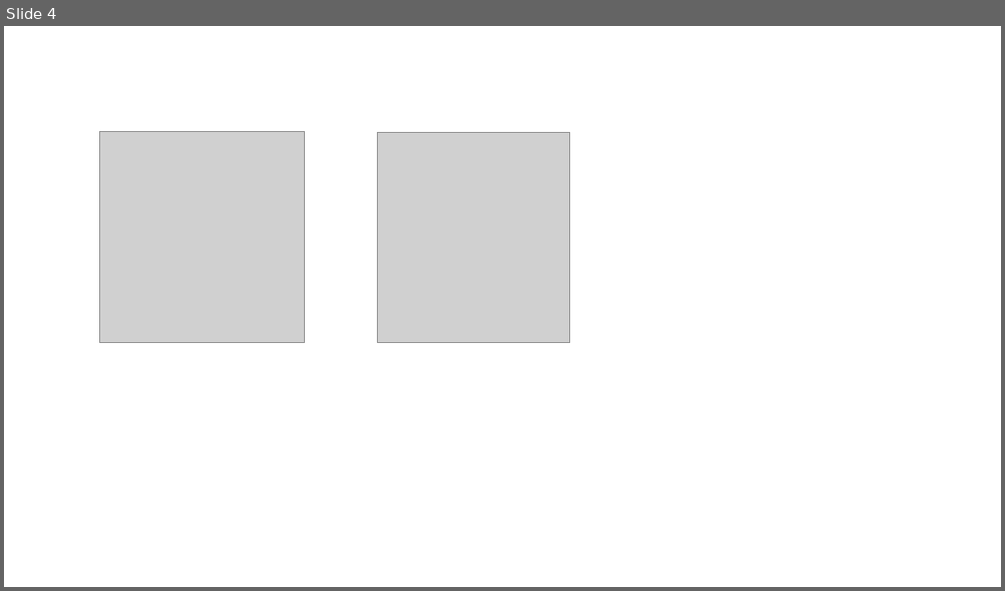
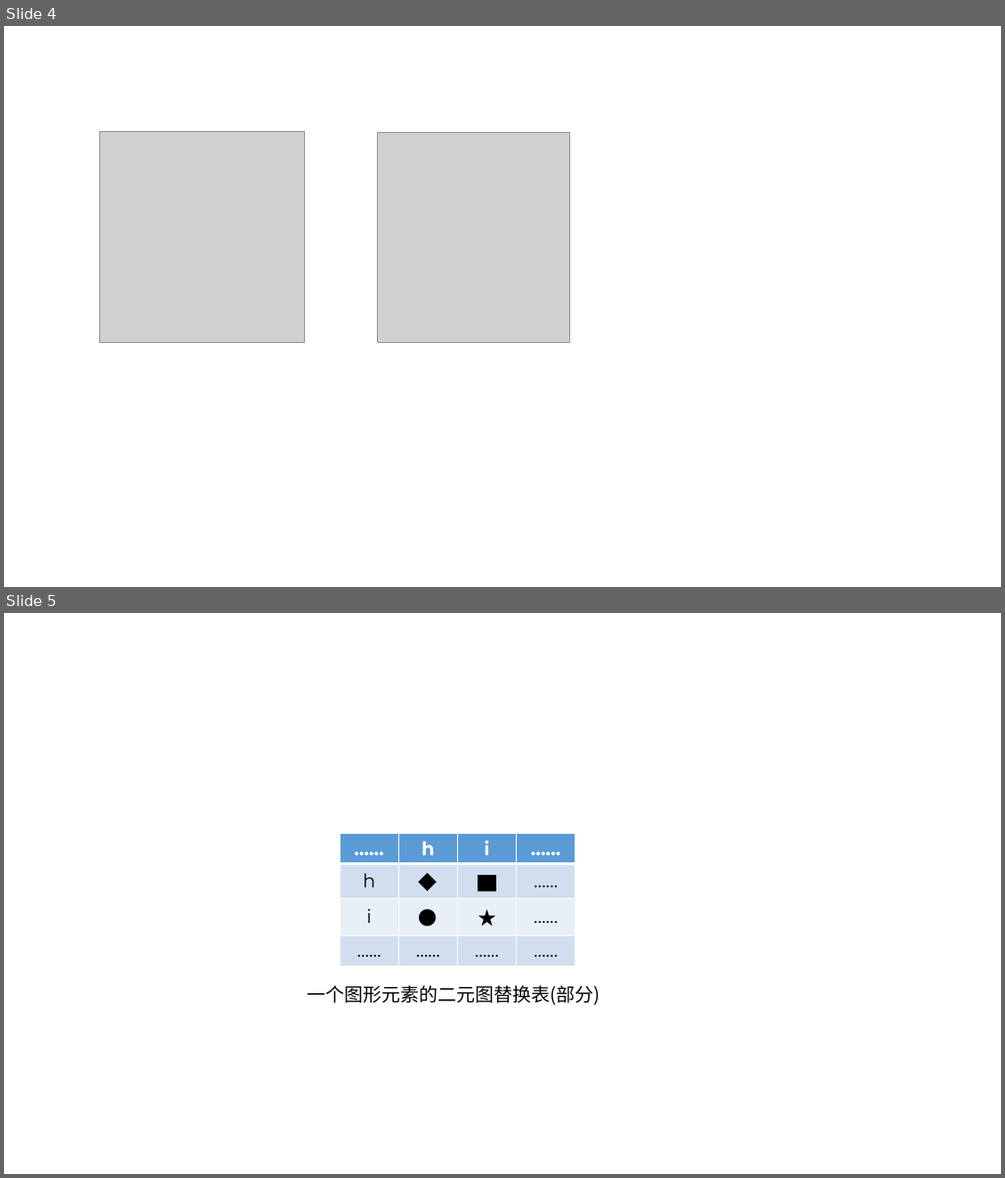
Before and after one commit to yes-uisu/InfSecClaT, a slide deck: CTofSecSys/配图.pptx. Shown one above the other, each under a label of ours: slide 4 before the commit, slides 4 and 5 after it. The pictures are 1005x591 and 1005x1178 pixels, drawn with LibreOffice and Linux fonts; fonts in the diff are those of the drawing; grey boxes stand for pictures. Boxes give left, top, right and bottom in pixels: in the first picture for what was removed or moved away, otherwise in the second. Text is boxed around its words. In the diff, an @@ line names an element or a change of style, - is before the commit and + after.

```diff
--- a/CTofSecSys/配图.pptx
+++ b/CTofSecSys/配图.pptx
@@ slide 5 added at [4, 613, 1001, 1174], background #FFFFFF @@
@@ table added at [340, 834, 576, 962], 4 rows, 4 columns @@
+…… | h | i | ……
+h | ◆ | ▇ | ……
+i | ● | ★ | ……
+…… | …… | …… | ……
@@ text added at [307, 985, 599, 1005], 18 pt, text #000000 @@
+一个图形元素的二元图替换表(部分)
```
Also in this commit, not shown: 6 other files.
